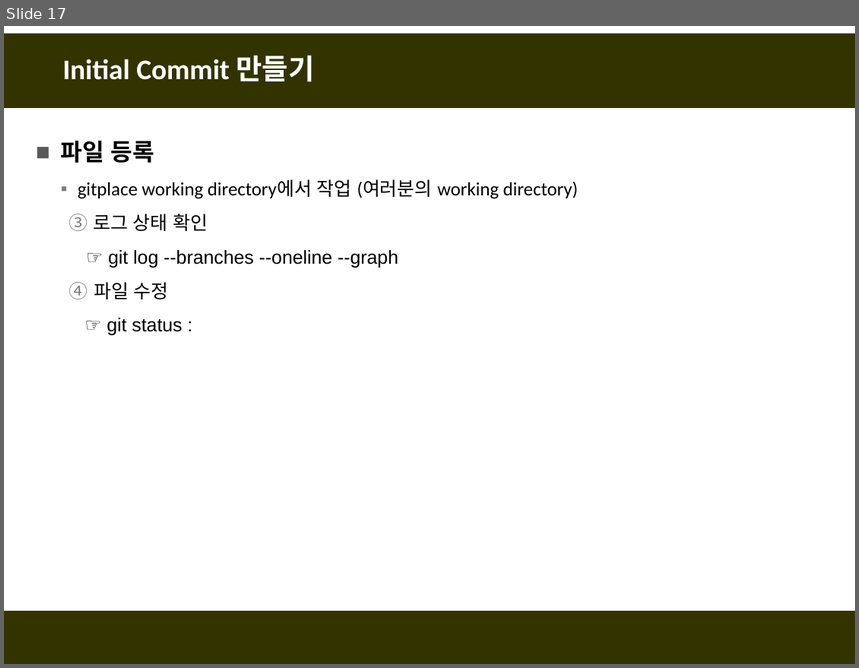
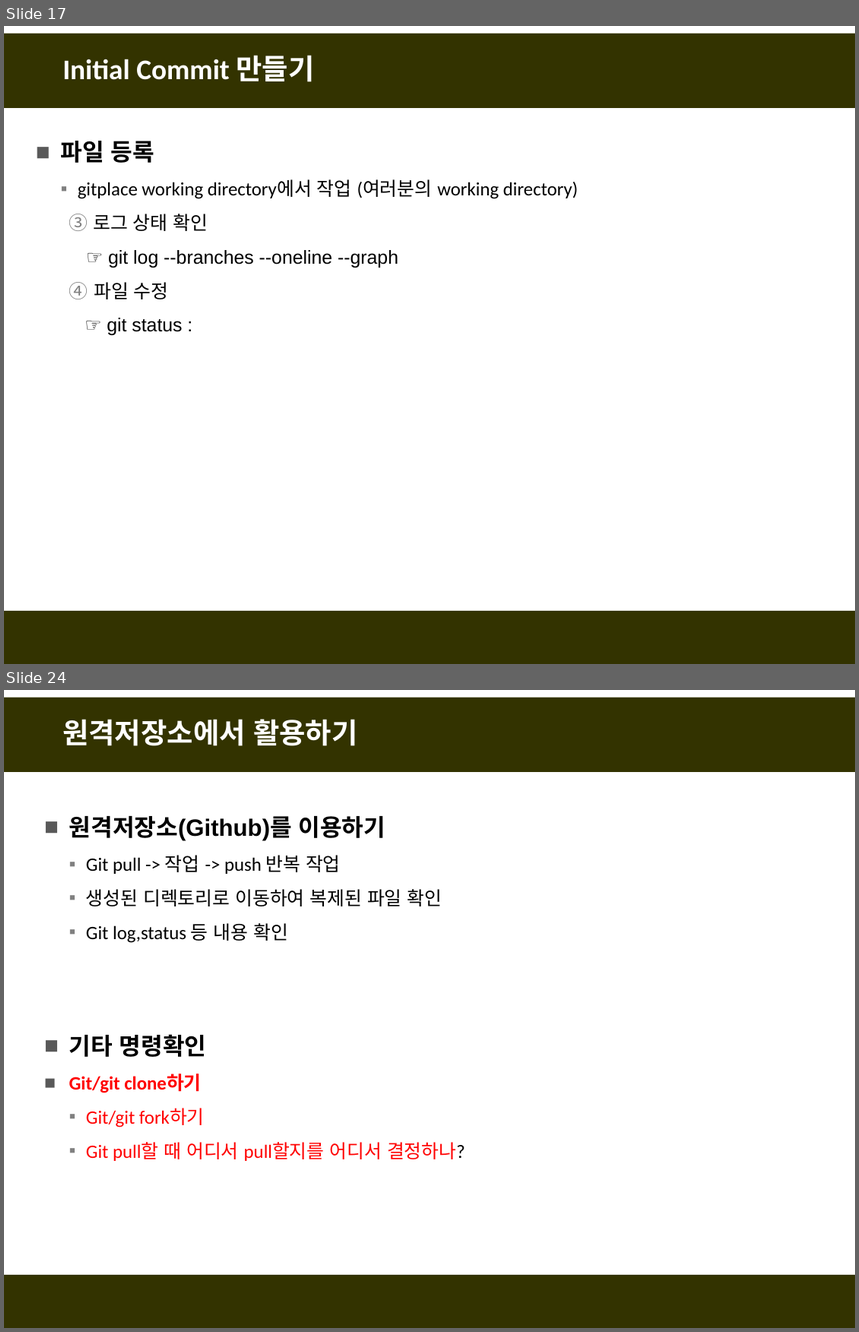
Before and after one commit to fasthill/github-lecture, a slide deck: git및github첫걸음.pptx. Shown one above the other, each under a label of ours: slide 17 before the commit, slides 17 and 24 after it; the slides between them are not shown. The pictures are 859x668 and 859x1332 pixels, drawn with LibreOffice and Linux fonts; fonts in the diff are those of the drawing. Boxes give left, top, right and bottom in pixels: in the first picture for what was removed or moved away, otherwise in the second. Text is boxed around its words. In the diff, an @@ line names an element or a change of style, - is before the commit and + after.

```diff
--- a/git및github첫걸음.pptx
+++ b/git및github첫걸음.pptx
@@ slide 24 added at [4,690,855,1328], background #FFFFFF; not listed: 2 template elements that a slide beside it also shows @@
@@ title added at [63,719,357,746], 24 pt, text #FFFFFF, bold @@
+원격저장소에서 활용하기
@@ text added at [69,816,443,943], 16 pt, text #000000 @@
+■ 원격저장소(Github)를 이용하기
+  ▪ Git pull -> 작업 -> push 반복 작업
+  ▪ 생성된 디렉토리로 이동하여 복제된 파일 확인
+  ▪ Git log,status 등 내용 확인
@@ text added at [69,1034,465,1161], 16 pt, text #FF0000 @@
+■ 기타 명령확인
+■ Git/git clone하기
+  ▪ Git/git fork하기
+  ▪ Git pull할 때 어디서 pull할지를 어디서 결정하나?
```
Also in this commit, not shown: 5 slides changed, 9 other slides added, 4 slides removed.
